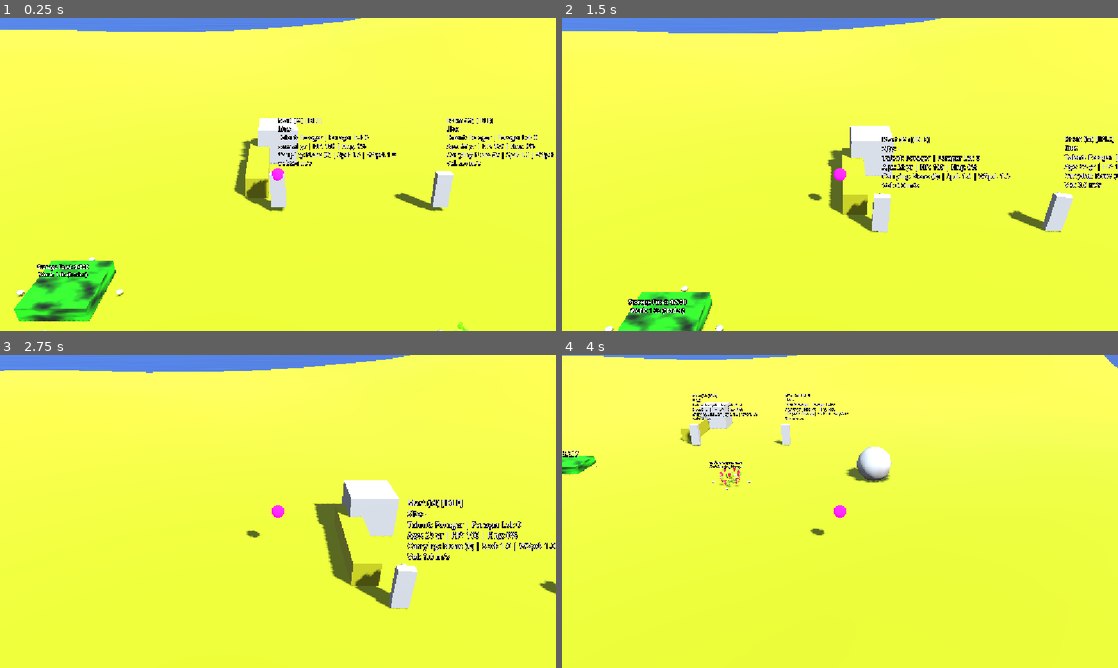
Above: before the commit, frames 1-4 (two rows, left to right).
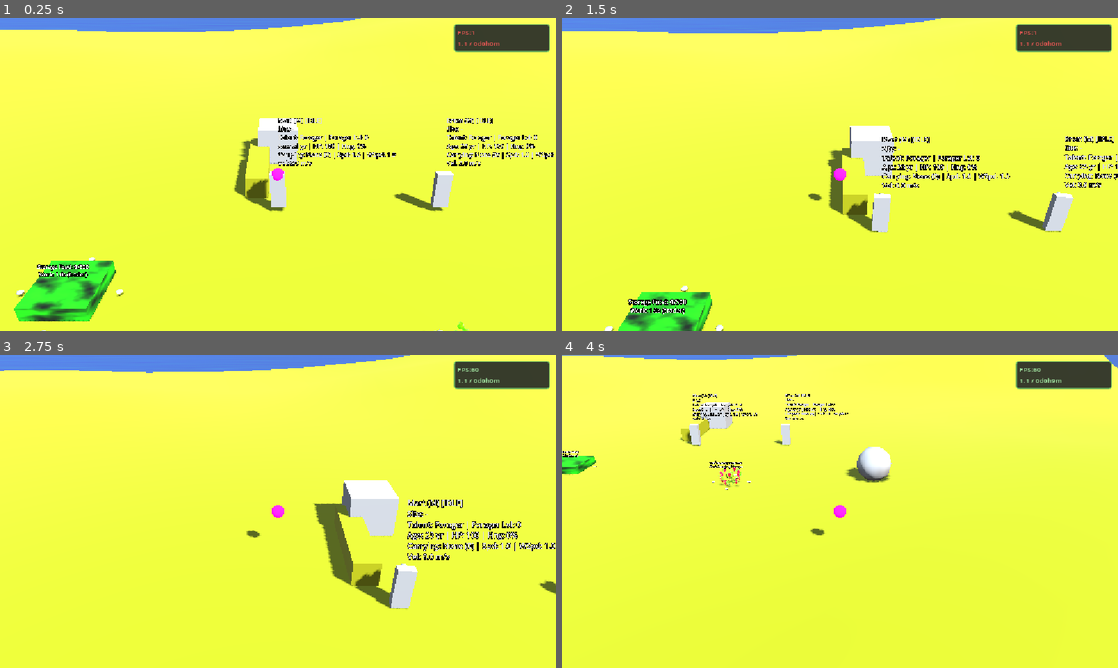
Above: after the commit, the same moments.

Repository: snowydad/Tribe
Game: Godot game, scene res://src/main/main.tscn
The game is run twice, just before and just after one commit, with the same random seed, the same clock (stepped at 60 frames per second) and the same inputs. The project has no main scene, so this scene is started directly.
Inputs (mouse positions are in pixels of both pictures, inside the frame that each line leads up to):
- Up to frame 1 (0.25 s): no input
- Up to frame 2 (1.5 s): tap Enter at 0.5 s; move the mouse to (962, 158) at 0.52 s; tap 0 at 0.6 s; click (962, 158) at 0.67 s; tap Space at 1.25 s; drag from (728, 190) to (812, 237) at 1.27 s
- Up to frame 3 (2.75 s): tap Enter at 2 s; move the mouse to (333, 442) at 2.02 s; tap 2 at 2.1 s; click (333, 442) at 2.17 s
- Up to frame 4 (4 s): drag from (812, 574) to (673, 464) at 2.77 s; move the mouse to (1006, 558) at 3.52 s; tap 4 at 3.6 s; click (1006, 558) at 3.67 s

The runs differ from the first frame. In frame 1, 1.6% of the frame differs, in the area x 53-99%, y 2-48%; in frame 2, 1.6%; in frame 3, 1.6%; in frame 4, 1.6%.

Commit message:
Minimal UI

Diff:
--- a/src/autoload/TimeManager.gd
+++ b/src/autoload/TimeManager.gd
@@ -100,3 +100,27 @@
 			if passed_years > 0:
 				print("[TimeManager] Offline progress: ", elapsed_seconds, "s passed (", passed_years, " years)")
 				_advance_year(passed_years)
+
+
+# ------------------------------------------------------------------------------
+# ПУБЛИЧНОЕ API ДЛЯ UI
+# ------------------------------------------------------------------------------
+
+## Год.месяц, напр. "11.1" (месяц 1..12 из прогресса текущего года)
+func get_display_year_month() -> String:
+	var month := get_month()
+	return "%d.%d" % [current_year, month]
+
+## Месяц 1..12 (равномерные доли года)
+func get_month() -> int:
+	if seconds_per_year <= 0.0:
+		return 1
+	var frac: float = clampf(_year_timer / seconds_per_year, 0.0, 0.9999)
+	return int(frac * 12.0) + 1
+
+## Полное игровое время с старта мира (секунды симуляции)
+func get_total_game_seconds() -> float:
+	return float(max(current_year - 1, 0)) * seconds_per_year + _year_timer
+
+func get_total_game_minutes() -> int:
+	return int(get_total_game_seconds() / 60.0)
--- a/src/characters/character.gd
+++ b/src/characters/character.gd
@@ -41,6 +41,7 @@
 var _current_target_pos: Vector3 = Vector3.ZERO
 var _work_timer: float = 0.0
 var _idle_check_timer: float = 0.0
+var _dev_ui_timer: float = 0.0
 var _is_unloading_at_storage: bool = false
 
 var work_speed: float = 1.0
@@ -168,7 +169,11 @@
 				move_and_slide()
 
 	_update_animation()
-	_update_dev_ui()
+	# DevLabel не каждый кадр — меньше аллокаций строк (важно при нескольких персах)
+	_dev_ui_timer += delta
+	if _dev_ui_timer >= 0.2:
+		_dev_ui_timer = 0.0
+		_update_dev_ui()
 
 # --- УПРАВЛЕНИЕ АНИМАЦИЕЙ ---
 
@@ -222,30 +227,49 @@
 		return
 
 	# 3. Выбор задачи из TaskManager
+	# ВАЖНО: GATHER/CLEAR на «не готовом» сайте НЕ перезапускаем каждый кадр —
+	# иначе IDLE↔GATHERING thrash и просадка FPS.
 	if task_manager and task_manager.has_tasks():
 		var cur_task = task_manager.get_current_task()
 		if cur_task:
 			match cur_task.type:
 				TaskManager.TaskType.GATHER:
 					if cur_task.target_node and is_instance_valid(cur_task.target_node):
-						start_gathering_at_berries(cur_task.target_node)
+						target_berries = cur_task.target_node
+						# Сайт не готов (нет ягод / ripening) — спокойно ждём в IDLE
+						if WorkSite.can_accept(cur_task.target_node, self):
+							start_gathering_at_berries(cur_task.target_node)
+						# иначе: только редкий poll ниже (п.4)
 						return
 				TaskManager.TaskType.DELIVER:
 					if cur_task.target_node and is_instance_valid(cur_task.target_node):
-						start_delivering_to_storage(cur_task.target_node)
+						# Без груза — не дёргать DELIVER по кругу
+						if data and data.item_amount > 0 and WorkSite.can_accept(cur_task.target_node, self):
+							start_delivering_to_storage(cur_task.target_node)
+						elif data and data.item_amount <= 0:
+							task_manager.complete_current_task()
 						return
 				TaskManager.TaskType.EAT:
 					start_eating()
 					return
 				TaskManager.TaskType.CLEAR:
 					if cur_task.target_node and is_instance_valid(cur_task.target_node):
-						start_clearing_obstacle(cur_task.target_node)
+						if WorkSite.can_accept(cur_task.target_node, self) or cur_task.target_node.has_method("clear_obstacle"):
+							# clear_obstacle legacy: can_accept может отсутствовать
+							if not WorkSite.is_site(cur_task.target_node) or WorkSite.can_accept(cur_task.target_node, self):
+								start_clearing_obstacle(cur_task.target_node)
 						return
 				TaskManager.TaskType.MOVE_TO:
-					move_to_position(cur_task.target_pos)
+					# Уже у цели — закрыть задачу, не спамить move_to_position
+					var pos_xz = Vector2(global_position.x, global_position.z)
+					var tgt_xz = Vector2(cur_task.target_pos.x, cur_task.target_pos.z)
+					if pos_xz.distance_to(tgt_xz) <= arrival_distance:
+						task_manager.complete_current_task()
+					else:
+						move_to_position(cur_task.target_pos)
 					return
 
-	# 4. WorkSite снова готов (созрел / освободился) — универсально, не только ягоды
+	# 4. WorkSite снова готов (созрел / освободился) — редко, не каждый кадр
 	if target_berries and is_instance_valid(target_berries):
 		_idle_check_timer += delta
 		if _idle_check_timer >= 0.5:
@@ -336,12 +360,21 @@
 func _on_movement_finished() -> void:
 	if current_state == State.MOVING:
 		if target_berries and is_instance_valid(target_berries):
-			current_state = State.GATHERING
-			_work_timer = 0.0
+			# Нет ресурса — в IDLE ждать созревания, не мигать GATHERING
+			if WorkSite.can_accept(target_berries, self):
+				current_state = State.GATHERING
+				_work_timer = 0.0
+			else:
+				current_state = State.IDLE
 		elif target_obstacle and is_instance_valid(target_obstacle):
 			current_state = State.CLEARING
 			_work_timer = 0.0
 		else:
+			# MOVE_TO / пустая точка
+			if task_manager and task_manager.get_current_task():
+				var t = task_manager.get_current_task()
+				if t and t.type == TaskManager.TaskType.MOVE_TO:
+					task_manager.complete_current_task()
 			current_state = State.IDLE
 	elif current_state == State.DELIVERING:
 		_is_unloading_at_storage = true
@@ -361,7 +394,8 @@
 	# Готовность — у объекта (WorkSite), не has_berries в персе
 	if not WorkSite.can_accept(target_berries, self):
 		current_state = State.IDLE
-		# target_berries помним — idle-поллер возобновит, когда can_accept снова true
+		_idle_check_timer = 0.0  # ждать полсекунды, не дёргать сразу
+		# target_berries помним — idle-поллер / task GATHER возобновит, когда can_accept true
 		return
 
 	var required_time: float = WorkSite.get_time(target_berries, default_gather_time)
@@ -548,13 +582,18 @@
 	if task_manager:
 		task_manager.set_user_override_task(TaskManager.Task.new(TaskManager.TaskType.GATHER, Vector3.ZERO, berries_node, 10, true))
 
+	var site_ready := WorkSite.can_accept(berries_node, self)
+
 	if not is_on_floor():
-		current_state = State.GATHERING
+		# В воздухе: GATHERING только если есть что собирать, иначе IDLE после приземления
+		current_state = State.GATHERING if site_ready else State.MOVING
 	else:
 		var pos_xz = Vector2(global_position.x, global_position.z)
 		var target_xz = Vector2(_current_target_pos.x, _current_target_pos.z)
-		if pos_xz.distance_to(target_xz) <= arrival_distance:
-			current_state = State.GATHERING
+		var at_site := pos_xz.distance_to(target_xz) <= arrival_distance
+		if at_site:
+			# Уже у куста: работаем или спокойно ждём (без thrash)
+			current_state = State.GATHERING if site_ready else State.IDLE
 		else:
 			current_state = State.MOVING
 			if nav_agent:
--- /dev/null
+++ b/src/main/CharacterInfoPanel.gd
@@ -0,0 +1,102 @@
+# ==============================================================================
+# CharacterInfoPanel.gd — простой HUD: FPS + игровое время
+# ==============================================================================
+extends PanelContainer
+
+@export var refresh_interval: float = 0.25
+@export var margin: Vector2 = Vector2(12, 12)
+@export var panel_size: Vector2 = Vector2(200, 56)
+
+var _label: Label
+var _timer: float = 0.0
+
+func _ready() -> void:
+	_apply_top_right_layout()
+	_build_style()
+	_build_label()
+	get_viewport().size_changed.connect(_apply_top_right_layout)
+
+func _process(delta: float) -> void:
+	_timer += delta
+	if _timer < refresh_interval:
+		return
+	_timer = 0.0
+	_update_text()
+
+func _apply_top_right_layout() -> void:
+	anchor_left = 1.0
+	anchor_top = 0.0
+	anchor_right = 1.0
+	anchor_bottom = 0.0
+	grow_horizontal = Control.GROW_DIRECTION_BEGIN
+	grow_vertical = Control.GROW_DIRECTION_END
+
+	offset_left = -panel_size.x - margin.x
+	offset_top = margin.y
+	offset_right = -margin.x
+	offset_bottom = margin.y + panel_size.y
+
+func _build_style() -> void:
+	var style := StyleBoxFlat.new()
+	style.bg_color = Color(0.08, 0.1, 0.14, 0.85)
+	style.border_color = Color(0.4, 0.75, 0.4, 0.9)
+	style.set_border_width_all(2)
+	style.set_corner_radius_all(6)
+	style.set_content_margin_all(8)
+	add_theme_stylebox_override("panel", style)
+
+func _build_label() -> void:
+	_label = get_node_or_null("HudLabel") as Label
+	if _label == null:
+		_label = Label.new()
+		_label.name = "HudLabel"
+		_label.horizontal_alignment = HORIZONTAL_ALIGNMENT_LEFT
+		_label.vertical_alignment = VERTICAL_ALIGNMENT_CENTER
+		_label.add_theme_font_size_override("font_size", 14)
+		add_child(_label)
+	_update_text()
+
+func _update_text() -> void:
+	if _label == null:
+		return
+
+	var fps := Engine.get_frames_per_second()
+
+	var year_month := "1.1"
+	var time_str := "0d0h0m"
+	if TimeManager:
+		if TimeManager.has_method("get_display_year_month"):
+			year_month = TimeManager.get_display_year_month()
+		else:
+			year_month = str(TimeManager.current_year)
+		time_str = _format_game_duration()
+
+	# FPS:60
+	# 11.1 / 0d0h33m
+	_label.text = "FPS:%d\n%s / %s" % [fps, year_month, time_str]
+
+	if fps < 30:
+		_label.modulate = Color(1.0, 0.35, 0.35)
+	elif fps < 50:
+		_label.modulate = Color(1.0, 0.85, 0.3)
+	else:
+		_label.modulate = Color(0.7, 1.0, 0.7)
+
+## Симулированное время → "XXdXXhXXm"
+func _format_game_duration() -> String:
+	var total_sec: float = 0.0
+	if TimeManager:
+		if TimeManager.has_method("get_total_game_seconds"):
+			total_sec = TimeManager.get_total_game_seconds()
+		elif TimeManager.has_method("get_total_game_minutes"):
+			total_sec = float(TimeManager.get_total_game_minutes()) * 60.0
+		else:
+			var y: int = int(TimeManager.current_year) if "current_year" in TimeManager else 1
+			var spy: float = float(TimeManager.seconds_per_year) if "seconds_per_year" in TimeManager else 86400.0
+			total_sec = float(max(y - 1, 0)) * spy
+
+	var sec_i: int = maxi(int(total_sec), 0)
+	var days: int = sec_i / 86400
+	var hours: int = (sec_i % 86400) / 3600
+	var mins: int = (sec_i % 3600) / 60
+	return "%dd%dh%dm" % [days, hours, mins]
--- a/src/main/main.gd
+++ b/src/main/main.gd
@@ -6,6 +6,14 @@
 
 @onready var player_input: Node3D = $PlayerInputManager
 @onready var camera_anchor: Node3D = $CameraAnchor
+@onready var ui_layer: CanvasLayer = $UI
+@onready var char_panel: PanelContainer = $UI/CharacterInfoPanel
 
 func _ready() -> void:
 	print("[Main] World scene ready.")
+	if ui_layer:
+		print("[Main] UI layer OK (layer=%d)" % ui_layer.layer)
+	if char_panel:
+		print("[Main] CharacterInfoPanel OK")
+	else:
+		push_warning("[Main] CharacterInfoPanel missing — add UI/CharacterInfoPanel in main.tscn")
--- a/src/main/main.tscn
+++ b/src/main/main.tscn
@@ -6,10 +6,11 @@
 [ext_resource type="Script" uid="uid://221kfc7owpk" path="res://src/main/PlayerInputManager.gd" id="2_jkpqq"]
 [ext_resource type="Script" uid="uid://d28827n4sjcwa" path="res://src/main/camera_3d.gd" id="3_djufw"]
 [ext_resource type="Material" uid="uid://ci6tdoqvoe6o0" path="res://assets/materials/M_CameraTarget.tres" id="5_jqarl"]
-[ext_resource type="Material" uid="uid://ck5o04nlff80n" path="res://assets/materials/M_Ground.tres" id="7_30cu5"]
+[ext_resource type="Material" uid="uid://ck5o04nlff80n" path="res://assets/models/M_Ground.tres" id="7_30cu5"]
 [ext_resource type="PackedScene" uid="uid://24t67vidpa66" path="res://src/environment/storage.tscn" id="8_frqgp"]
 [ext_resource type="PackedScene" uid="uid://cxbpv8trxi8g7" path="res://src/environment/berries.tscn" id="9_2nke2"]
 [ext_resource type="PackedScene" uid="uid://dmn7620t3d78t" path="res://src/environment/dev_obstacle.tscn" id="10_km7bn"]
+[ext_resource type="Script" uid="uid://503ly4ypns80" path="res://src/main/CharacterInfoPanel.gd" id="11_erw1m"]
 
 [sub_resource type="ProceduralSkyMaterial" id="ProceduralSkyMaterial_frqgp"]
 
@@ -105,3 +106,15 @@
 
 [node name="DevObstacle" parent="." unique_id=1725071813 instance=ExtResource("10_km7bn")]
 transform = Transform3D(1, 0, 0, 0, 1, 0, 0, 0, 1, -0.93157995, 1.259217, 5.9670477)
+
+[node name="UI" type="CanvasLayer" parent="." unique_id=1004832540]
+layer = 20
+
+[node name="CharacterInfoPanel" type="PanelContainer" parent="UI" unique_id=575196269]
+anchors_preset = 1
+anchor_left = 1.0
+anchor_right = 1.0
+offset_left = -40.0
+offset_bottom = 40.0
+grow_horizontal = 0
+script = ExtResource("11_erw1m")
Not shown, added: src/main/CharacterInfoPanel.gd.uid
Not shown, changed: README.md
